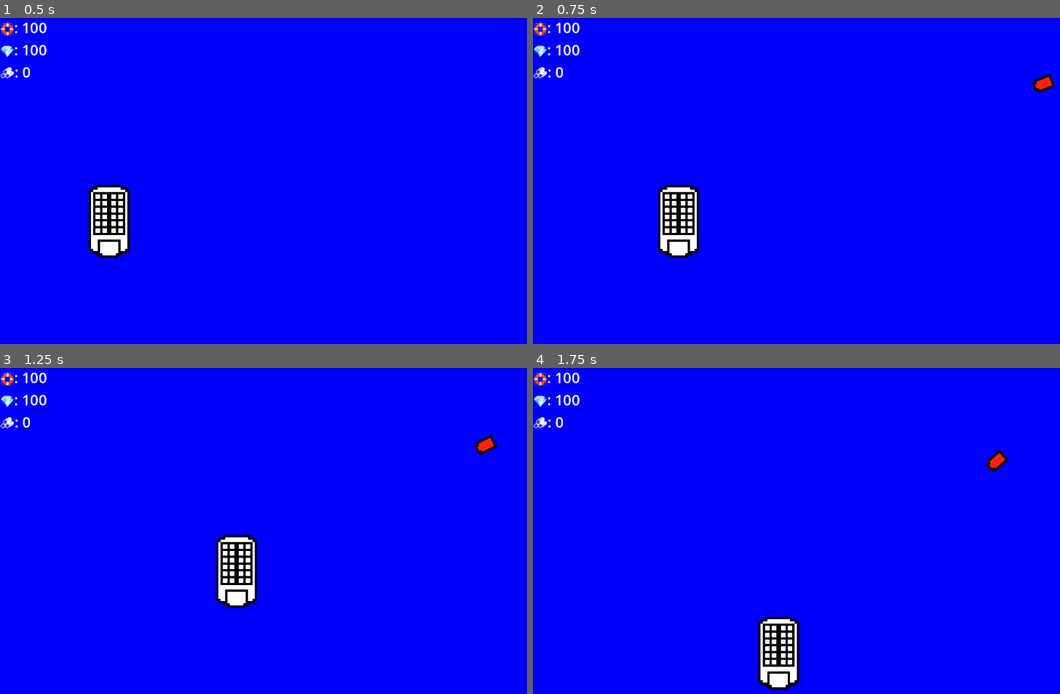
Above: before the commit, frames 1-4 (two rows, left to right).
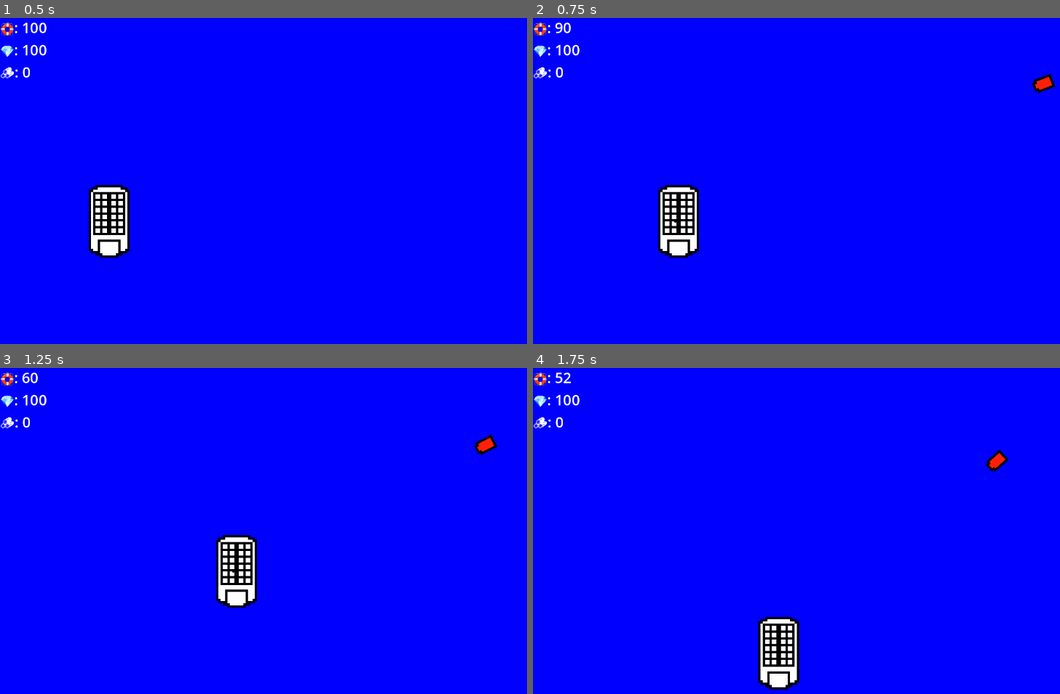
Above: after the commit, the same moments.

Repository: JoeyShapiro/ContainerCaptain
Game: Godot game, scene res://main.tscn
Two runs of this game, one before a commit and one after it. Both use one fixed random seed, a clock stepped at 60 frames per second and the inputs below.
Inputs:
- Up to frame 1 (0.5 s): no input
- Up to frame 2 (0.75 s): tap Enter at 0.5 s; hold Right (move_right) from 0.53 s (still down); hold Space (shoot, bound only after the commit) from 0.53 s (still down)
- Up to frame 3 (1.25 s): keep holding Right (move_right); keep holding Space (shoot, bound only after the commit)
- Up to frame 4 (1.75 s): release Right (move_right) at 1.28 s; release Space (shoot, bound only after the commit) at 1.28 s; hold Down (move_down) from 1.28 s (still down); tap Space (shoot, bound only after the commit) at 1.35 s

Frame 1 is identical in both runs. In frame 2, less than 0.1% of the frame differs, in the area x 4-28%, y 1-63%; in frame 3, less than 0.1%; in frame 4, less than 0.1%, in the area x 4-9%, y 1-5%.

Commit message:
bullet can damage (player) -_-

Diff:
--- /dev/null
+++ b/bullet.gd
@@ -0,0 +1,24 @@
+extends CharacterBody2D
+
+@export var speed = 4
+@export var direction = Vector2.ZERO
+@export var damage = 1
+
+# Called when the node enters the scene tree for the first time.
+func _ready():
+	pass # Replace with function body.
+
+# Called every frame. 'delta' is the elapsed time since the previous frame.
+func _process(delta):
+	position += direction * speed
+
+func _on_visible_on_screen_enabler_2d_screen_exited():
+	queue_free()
+
+func _physics_process(delta):
+	var collision_body = move_and_collide(velocity * delta)
+	if collision_body:
+		if collision_body.get_collider().has_method("on_hit"):
+			collision_body.get_collider().on_hit(1)
+			position -= velocity * speed * 15
+		queue_free()
--- a/bullet.tscn
+++ b/bullet.tscn
@@ -1,5 +1,6 @@
-[gd_scene load_steps=4 format=3 uid="uid://cibem5vqpeyps"]
+[gd_scene load_steps=5 format=3 uid="uid://cibem5vqpeyps"]
 
+[ext_resource type="Script" path="res://bullet.gd" id="1_11rmv"]
 [ext_resource type="Texture2D" uid="uid://26y31i5vx14f" path="res://bullet.png" id="1_ci5s3"]
 
 [sub_resource type="SpriteFrames" id="SpriteFrames_mf3av"]
@@ -16,7 +17,9 @@
 [sub_resource type="CircleShape2D" id="CircleShape2D_lr12v"]
 radius = 3.0
 
-[node name="CharacterBody2D" type="RigidBody2D"]
+[node name="CharacterBody2D" type="CharacterBody2D"]
+collision_layer = 0
+script = ExtResource("1_11rmv")
 
 [node name="AnimatedSprite2D" type="AnimatedSprite2D" parent="."]
 texture_filter = 1
@@ -24,3 +27,7 @@
 
 [node name="CollisionShape2D" type="CollisionShape2D" parent="."]
 shape = SubResource("CircleShape2D_lr12v")
+
+[node name="VisibleOnScreenEnabler2D" type="VisibleOnScreenEnabler2D" parent="."]
+
+[connection signal="screen_exited" from="VisibleOnScreenEnabler2D" to="." method="_on_visible_on_screen_enabler_2d_screen_exited"]
--- a/pirateRam.gd
+++ b/pirateRam.gd
@@ -34,3 +34,6 @@
 			collision_body.get_collider().on_hit(1)
 			position -= velocity * speed * 15
 		ram_timer = ram_cooldown
+
+func on_hit(damage):
+	queue_free()
--- a/player.gd
+++ b/player.gd
@@ -25,6 +25,7 @@
 		velocity.y += 1
 	if Input.is_action_pressed("move_up"):
 		velocity.y -= 1
+	if Input.is_action_pressed("shoot"):
 		shoot()
 
 	if velocity.length() > 0:
@@ -53,9 +54,13 @@
 	$CollisionShape2D.disabled = false
 
 func shoot():
-	# cool effect, but not what i want
+	var enemies = get_tree().get_nodes_in_group('enemy')
 	var bullet = bullet_scene.instantiate()
 	bullet.position = position
-	bullet.velocity = Vector2(1, 0)
+	var r = get_angle_to(enemies[0].position)
+	# dont care about rotation
+	bullet.direction = Vector2(cos(r), sin(r))
+	bullet.speed = 4
+	bullet.damage = 1
 
 	get_node('../').add_child(bullet)
--- a/project.godot
+++ b/project.godot
@@ -46,6 +46,11 @@
 , Object(InputEventJoypadMotion,"resource_local_to_scene":false,"resource_name":"","device":-1,"axis":1,"axis_value":1.0,"script":null)
 ]
 }
+shoot={
+"deadzone": 0.5,
+"events": [Object(InputEventKey,"resource_local_to_scene":false,"resource_name":"","device":-1,"window_id":0,"alt_pressed":false,"shift_pressed":false,"ctrl_pressed":false,"meta_pressed":false,"pressed":false,"keycode":0,"physical_keycode":32,"key_label":0,"unicode":32,"echo":false,"script":null)
+]
+}
 
 [rendering]
 
